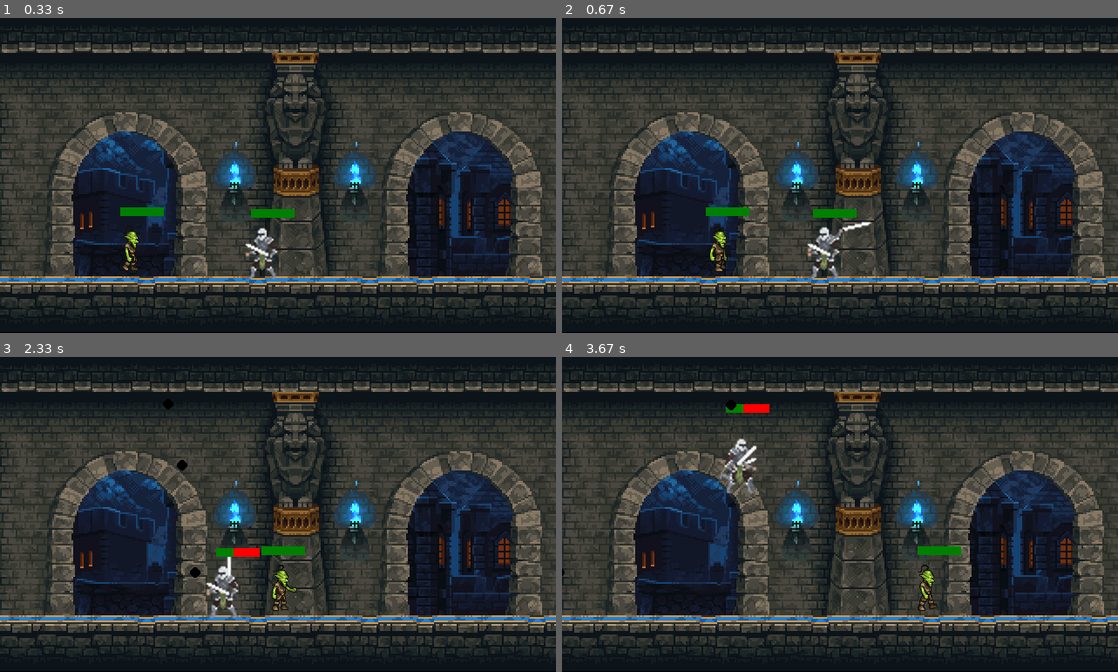
Above: before the commit, frames 1-4 (two rows, left to right).
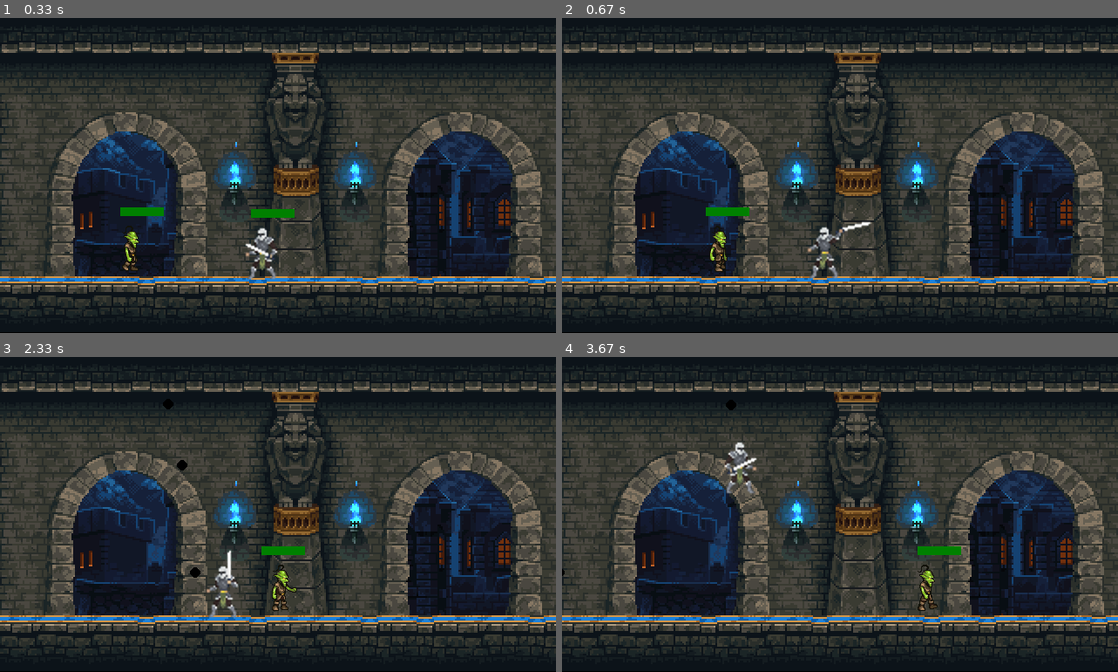
Above: after the commit, the same moments.

Repository: JonathanWang18/2DPythonGame
Game: pygame game, started from pygametest2/pygametest.py
Two runs of this game, one before a commit and one after it. Both use one fixed random seed, a clock stepped at 60 frames per second and the inputs below.
Inputs:
- Up to frame 1 (0.33 s): no input
- Up to frame 2 (0.67 s): tap Z at 0.33 s
- Up to frame 3 (2.33 s): hold Right 0.67-1.13 s; tap Space at 0.73, 1.03, 1.23, 1.57, 1.87, 2.07 s; tap Z at 0.82, 2.15 s; hold Up 1.17-1.47 s; hold Left 1.5-1.97 s; hold Left from 2 s (still down)
- Up to frame 4 (3.67 s): tap Space at 2.37, 2.63, 2.93, 3.07, 3.47 s; release Left at 2.53 s; hold Left 2.57-2.97 s; hold Up 3-3.37 s; hold Right from 3.4 s (still down); tap Z at 3.55 s

Frame 1 is identical in both runs. In frame 2, 0.5% of the frame differs, in the area x 44-53%, y 60-83%; in frame 3, 0.5%; in frame 4, 0.6%, in the area x 28-38%, y 14-43%.

Commit message:
got animation for melee working

Diff:
--- a/pygametest2/pygametest.py
+++ b/pygametest2/pygametest.py
@@ -56,22 +56,24 @@
             self.health -= 1
         else:
             self.visible = False
-        pass
 
     def draw(self, win):
+        if self.attackCount + 1 >= 18:
+            self.visible = True
+            self.attackCount = 0
+            self.attacking = False
+        if self.attacking:
+            if self.right:
+                self.visible = False
+                win.blit(attack1[self.attackCount // 3], (self.x - 30, self.y - 30))
+                self.attackCount += 1
+            else:
+                self.visible = False
+                win.blit(attack2[self.attackCount // 3], (self.x - 70, self.y - 35))
+                self.attackCount += 1
         if self.visible:
-            if self.attackCount + 1 >= 18:
-                self.attackCount = 0
-                self.attacking = False
             if self.walkCount + 1 >= 21:
                 self.walkCount = 0
-            if self.attacking:
-                if self.right:
-                    win.blit(attack1[self.attackCount // 3], (self.x - 30, self.y - 30))
-                    self.attackCount += 1
-                else:
-                    win.blit(attack2[self.attackCount // 3], (self.x - 70, self.y - 35))
-                    self.attackCount += 1
             if not (self.standing):
                 if self.left:
                     win.blit(walkLeft[self.walkCount // 3], (self.x, self.y))
@@ -192,6 +194,9 @@
         if man.hitbox[0] + man.hitbox[2] > goblin.hitbox[0] and man.hitbox[0] < goblin.hitbox[0] + goblin.hitbox[2]:
             man.hit()
             score -= 5
+        if man.health == 0:
+            goblin.visible = False
+            bg = pygame.image.load('gameover.jpg')
     if shootLoop > 0:
         shootLoop += 1
     if shootLoop > 3:
